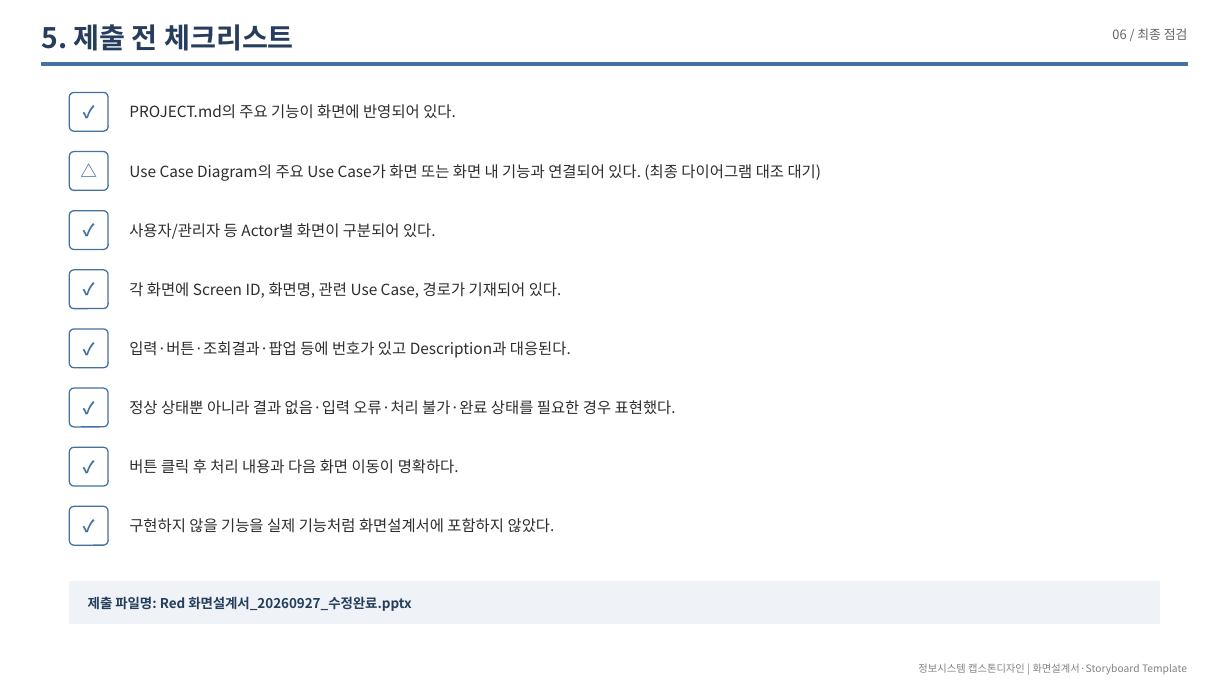
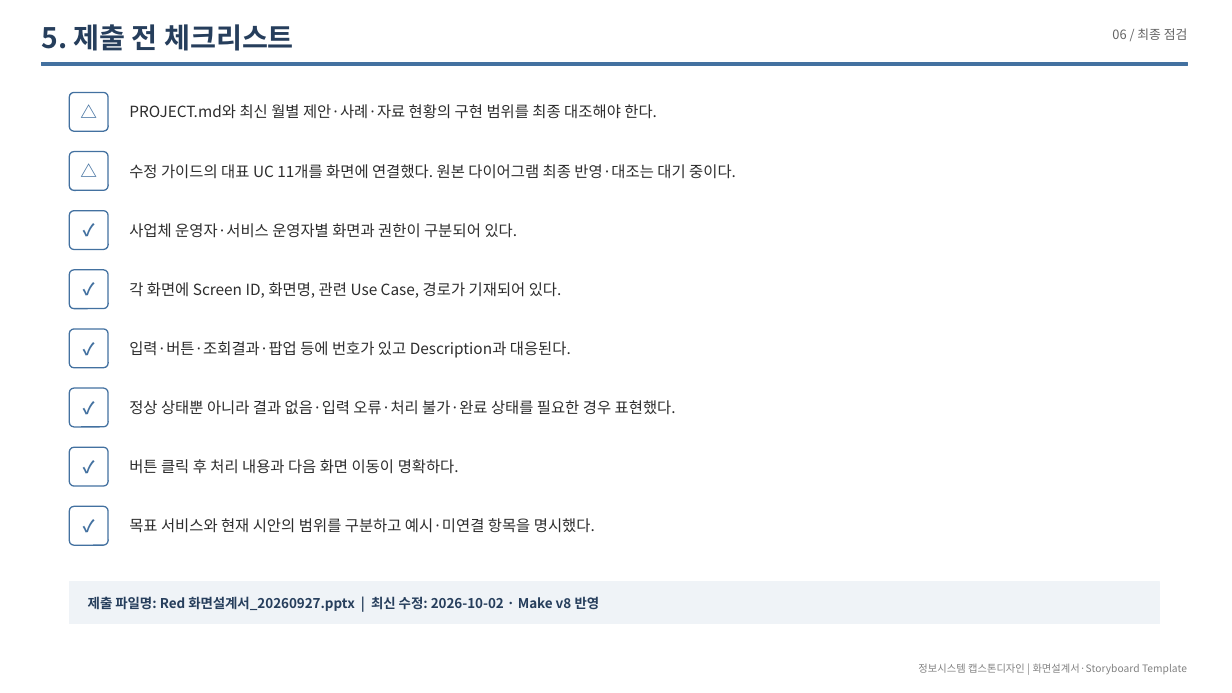
Before and after one commit to LSB-afk/-Information-Systems-Capstone-Design, a slide deck: slide 32 of 00_제출/Red 화면설계서_20260927.pptx (slide 30 before the commit). Drawn at 1232x693 pixels with LibreOffice and Linux fonts; fonts in the diff are those of the drawing. Boxes give left, top, right and bottom in pixels: in the first picture for what was removed or moved away, otherwise in the second. Text is boxed around its words. In the diff, an @@ line names an element or a change of style, - is before the commit and + after.

```diff
--- a/00_제출/Red 화면설계서_20260927.pptx
+++ b/00_제출/Red 화면설계서_20260927.pptx
@@ text at [69, 92, 108, 131]: text changed @@
-✓
+△
@@ text at [129, 104, 657, 119]: text changed @@
-PROJECT.md의 주요 기능이 화면에 반영되어 있다.
+PROJECT.md와 최신 월별 제안·사례·자료 현황의 구현 범위를 최종 대조해야 한다.
@@ text at [129, 164, 736, 179]: text changed @@
-Use Case Diagram의 주요 Use Case가 화면 또는 화면 내 기능과 연결되어 있다. (최종 다이어그램 대조 대기)
+수정 가이드의 대표 UC 11개를 화면에 연결했다. 원본 다이어그램 최종 반영·대조는 대기 중이다.
@@ text at [129, 223, 518, 238]: text changed @@
-사용자/관리자 등 Actor별 화면이 구분되어 있다.
+사업체 운영자·서비스 운영자별 화면과 권한이 구분되어 있다.
@@ text at [129, 518, 595, 533]: text changed @@
-구현하지 않을 기능을 실제 기능처럼 화면설계서에 포함하지 않았다.
+목표 서비스와 현재 시안의 범위를 구분하고 예시·미연결 항목을 명시했다.
@@ text at [88, 596, 600, 611]: text changed @@
-제출 파일명: Red 화면설계서_20260927_수정완료.pptx
+제출 파일명: Red 화면설계서_20260927.pptx | 최신 수정: 2026-10-02 · Make v8 반영
```
Also in this commit, not shown: 28 other slides changed, 2 slides added, 7 other files.
